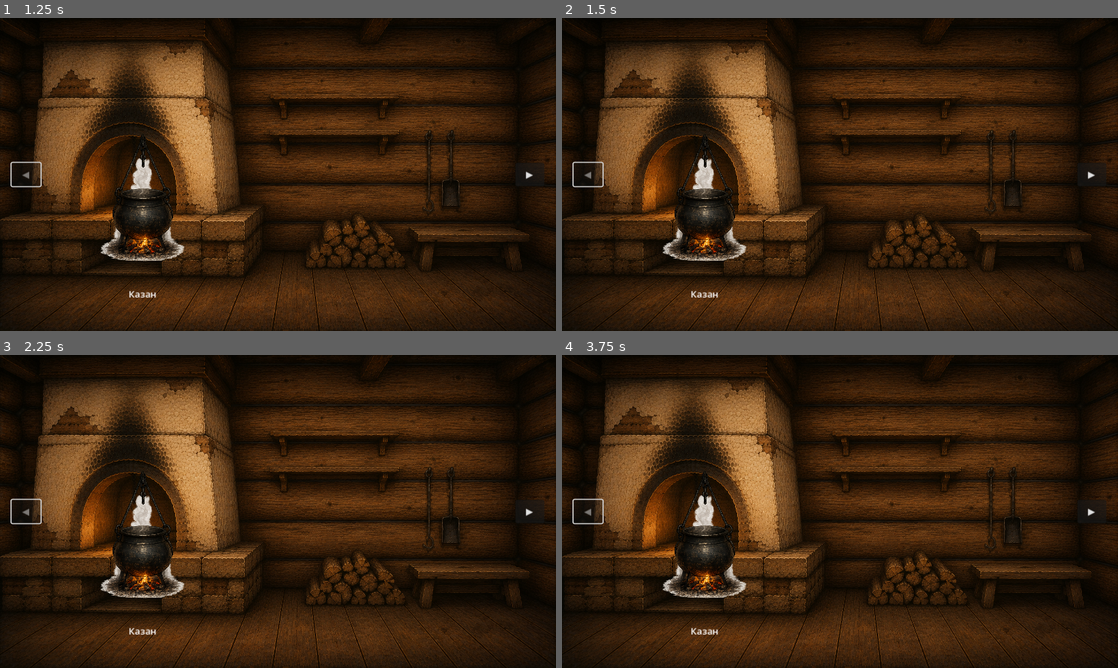
Above: before the commit, frames 1-4 (two rows, left to right).
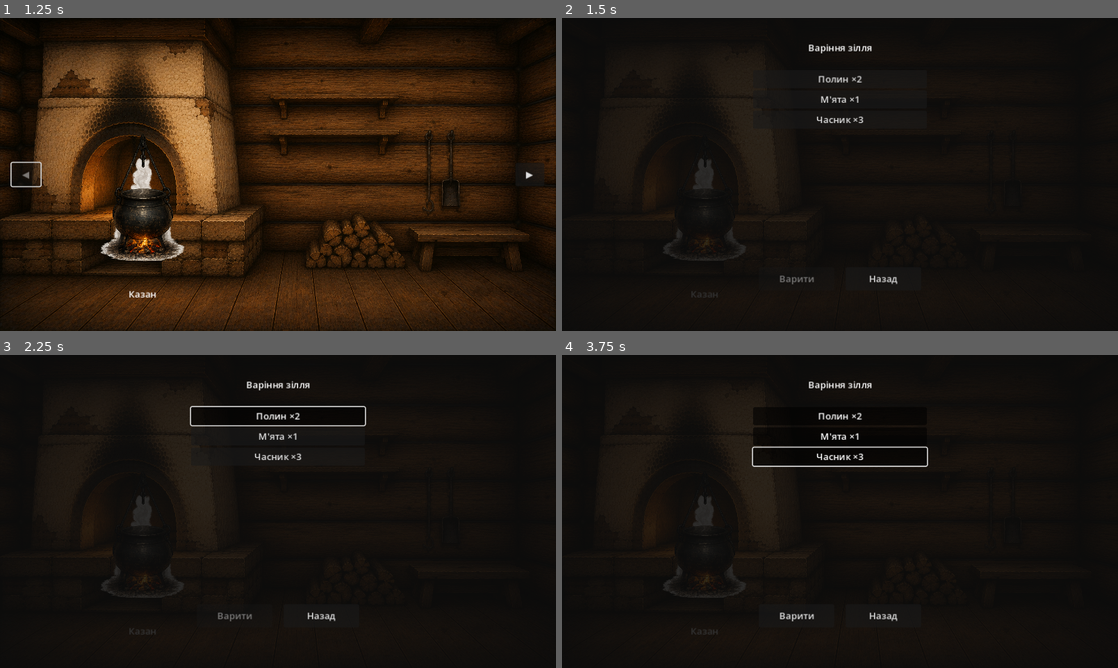
Above: after the commit, the same moments.

Repository: zav1K/molfar
Game: Godot game, scene res://scenes/Hut.tscn
Two runs of this game, one before a commit and one after it. Both use one fixed random seed, a clock stepped at 60 frames per second and the inputs below.
Inputs (mouse positions are in pixels of both pictures, inside the frame that each line leads up to):
- Up to frame 1 (1.25 s): click "◀" at 0.5 s
- Up to frame 2 (1.5 s): drag from (706, 196) to (895, 105) at 1.27 s
- Up to frame 3 (2.25 s): click (278, 417) at 2 s, where only the run after the commit has a clickable "Полин ×2"
- Up to frame 4 (3.75 s): click (840, 436) at 2.75 s, where only the run after the commit has a clickable "М'ята ×1"; click (840, 455) at 3.5 s, where only the run after the commit has a clickable "Часник ×3"

Frame 1 is identical in both runs. In frame 2, 58% of the frame differs, in the area x 0-100%, y 0-100%; in frame 3, 59%; in frame 4, 59%.

Commit message:
Close the ingredient → cauldron → potion → shelf loop
Clicking the cauldron opens BrewingUI: a plain list of ingredients
currently in PlayerInventory (nothing hardcoded — empty stock just
means an empty list and a disabled Варити button), toggle-select 2-3,
brew consumes them and grants one simple_potion. No tactile brewing
mechanic and no recipe branching yet, as scoped — every valid selection
produces the same placeholder result.

PotionShelfSlot mirrors PlayerInventory the same way BeamBundle does,
placed on the shelf already painted next to the fireplace in
panel_left.png (measured off the same reference grid used for the
cauldron/door/hooks). Text-only for now since no potion art exists.

hut.gd routes the cauldron zone into brewing_ui.open() instead of the
generic print fallback, hides nav buttons while the UI is open, and
blocks panel-switching input while it's up (same pattern as the
threshold dialogue).

Diff:
--- a/scenes/Hut.tscn
+++ b/scenes/Hut.tscn
@@ -12,6 +12,8 @@
 [ext_resource type="Texture2D" path="res://assets/hut/panel_left.png" id="10"]
 [ext_resource type="Texture2D" path="res://assets/hut/panel_center.png" id="11"]
 [ext_resource type="Texture2D" path="res://assets/hut/panel_right.png" id="12"]
+[ext_resource type="Script" path="res://scripts/brewing_ui.gd" id="13"]
+[ext_resource type="Script" path="res://scripts/potion_shelf_slot.gd" id="14"]
 
 [sub_resource type="RectangleShape2D" id="Shape_cauldron"]
 size = Vector2(150, 220)
@@ -82,6 +84,23 @@
 offset_bottom = 70.0
 horizontal_alignment = 1
 text = "Казан"
+
+[node name="PotionShelf" type="Control" parent="PanelLeft"]
+mouse_filter = 2
+offset_left = 520.0
+offset_top = 90.0
+offset_right = 660.0
+offset_bottom = 130.0
+script = ExtResource("14")
+potion_id = &"simple_potion"
+
+[node name="Label" type="Label" parent="PanelLeft/PotionShelf"]
+mouse_filter = 2
+offset_right = 140.0
+offset_bottom = 40.0
+horizontal_alignment = 1
+autowrap_mode = 2
+text = "Настоянка ×0"
 
 [node name="PanelCenter" type="Node2D" parent="."]
 position = Vector2(960, 0)
@@ -440,3 +459,46 @@
 offset_right = 620.0
 offset_bottom = 380.0
 text = "Відмовити"
+
+[node name="BrewingUI" type="CanvasLayer" parent="."]
+script = ExtResource("13")
+
+[node name="Panel" type="ColorRect" parent="BrewingUI"]
+offset_right = 960.0
+offset_bottom = 540.0
+color = Color(0.05, 0.05, 0.05, 0.85)
+
+[node name="Title" type="Label" parent="BrewingUI/Panel"]
+offset_left = 280.0
+offset_top = 40.0
+offset_right = 680.0
+offset_bottom = 70.0
+horizontal_alignment = 1
+text = "Варіння зілля"
+
+[node name="IngredientList" type="VBoxContainer" parent="BrewingUI/Panel"]
+offset_left = 330.0
+offset_top = 90.0
+offset_right = 630.0
+offset_bottom = 380.0
+
+[node name="StatusLabel" type="Label" parent="BrewingUI/Panel"]
+offset_left = 230.0
+offset_top = 390.0
+offset_right = 730.0
+offset_bottom = 415.0
+horizontal_alignment = 1
+
+[node name="BrewButton" type="Button" parent="BrewingUI/Panel"]
+offset_left = 340.0
+offset_top = 430.0
+offset_right = 470.0
+offset_bottom = 470.0
+text = "Варити"
+
+[node name="BackButton" type="Button" parent="BrewingUI/Panel"]
+offset_left = 490.0
+offset_top = 430.0
+offset_right = 620.0
+offset_bottom = 470.0
+text = "Назад"
--- /dev/null
+++ b/scripts/brewing_ui.gd
@@ -0,0 +1,73 @@
+class_name BrewingUI
+extends CanvasLayer
+## Minimal brewing interface: pick 2-3 ingredients you currently hold and
+## brew them into a single placeholder potion. No tactile Potion-Craft-style
+## mechanic and no branching recipe table yet — any valid selection
+## produces the same test result. Both land later.
+
+const MIN_INGREDIENTS := 2
+const MAX_INGREDIENTS := 3
+const RESULT_POTION_ID := &"simple_potion"
+
+signal closed
+
+@onready var ingredient_list: VBoxContainer = $Panel/IngredientList
+@onready var brew_button: Button = $Panel/BrewButton
+@onready var back_button: Button = $Panel/BackButton
+@onready var status_label: Label = $Panel/StatusLabel
+
+var _selected: Array[StringName] = []
+
+func _ready() -> void:
+	visible = false
+	brew_button.pressed.connect(_on_brew_pressed)
+	back_button.pressed.connect(_on_back_pressed)
+
+func open() -> void:
+	_selected.clear()
+	status_label.text = ""
+	_rebuild_ingredient_list()
+	visible = true
+
+func _rebuild_ingredient_list() -> void:
+	for child in ingredient_list.get_children():
+		child.queue_free()
+	for ingredient in IngredientDatabase.get_all():
+		var count := PlayerInventory.get_count(ingredient.id)
+		if count <= 0:
+			continue
+		var button := Button.new()
+		button.toggle_mode = true
+		button.text = "%s ×%d" % [ingredient.display_name, count]
+		button.button_pressed = ingredient.id in _selected
+		button.toggled.connect(_on_ingredient_toggled.bind(ingredient.id))
+		ingredient_list.add_child(button)
+	_update_brew_button()
+
+func _on_ingredient_toggled(pressed: bool, ingredient_id: StringName) -> void:
+	if pressed:
+		if _selected.size() >= MAX_INGREDIENTS:
+			# Reject the pick past the cap and resync button states instead
+			# of leaving this one visually pressed with nothing behind it.
+			_rebuild_ingredient_list()
+			return
+		_selected.append(ingredient_id)
+	else:
+		_selected.erase(ingredient_id)
+	_update_brew_button()
+
+func _update_brew_button() -> void:
+	brew_button.disabled = _selected.size() < MIN_INGREDIENTS or _selected.size() > MAX_INGREDIENTS
+
+func _on_brew_pressed() -> void:
+	for ingredient_id in _selected:
+		PlayerInventory.remove(ingredient_id)
+	PlayerInventory.add(RESULT_POTION_ID)
+	var potion := PotionDatabase.get_potion(RESULT_POTION_ID)
+	status_label.text = "Готово: %s" % (potion.display_name if potion else String(RESULT_POTION_ID))
+	_selected.clear()
+	_rebuild_ingredient_list()
+
+func _on_back_pressed() -> void:
+	visible = false
+	closed.emit()
--- a/scripts/hut.gd
+++ b/scripts/hut.gd
@@ -19,6 +19,7 @@
 @onready var nav_right: Button = $UI/NavRight
 @onready var door: Door = $PanelCenter/Zones/Door
 @onready var threshold_dialogue: ThresholdDialogue = $ThresholdDialogue
+@onready var brewing_ui: BrewingUI = $BrewingUI
 
 @onready var zones: Array[InteractionZone] = [
 	$PanelLeft/Zones/Cauldron,
@@ -34,6 +35,7 @@
 		zone.activated.connect(_on_zone_activated)
 	door.visitor_engaged.connect(_on_visitor_engaged)
 	threshold_dialogue.resolved.connect(_on_visitor_resolved)
+	brewing_ui.closed.connect(_on_brewing_closed)
 	nav_left.pressed.connect(_go_left)
 	nav_right.pressed.connect(_go_right)
 	camera.position = _panel_center(current_panel)
@@ -66,7 +68,7 @@
 	door.knock(debug_visitor, WardRack.check_visitor(debug_visitor))
 
 func _unhandled_input(event: InputEvent) -> void:
-	if threshold_dialogue.visible:
+	if threshold_dialogue.visible or brewing_ui.visible:
 		return
 	if event.is_action_pressed(&"ui_left"):
 		_go_left()
@@ -95,11 +97,20 @@
 	nav_right.disabled = current_panel == PANEL_COUNT - 1
 
 func _on_zone_activated(zone: InteractionZone) -> void:
+	if zone.zone_id == &"cauldron":
+		nav_left.visible = false
+		nav_right.visible = false
+		brewing_ui.open()
+		return
 	if ZONE_SCENES.has(zone.zone_id):
 		get_tree().change_scene_to_file(ZONE_SCENES[zone.zone_id])
 		return
 	# TODO: route remaining zones to their mechanic once those scenes exist.
 	print("Zone activated: %s (%s)" % [zone.zone_label, zone.zone_id])
+
+func _on_brewing_closed() -> void:
+	nav_left.visible = true
+	nav_right.visible = true
 
 func _on_visitor_engaged(engaged_door: Door, visitor: Visitor) -> void:
 	nav_left.visible = false
--- /dev/null
+++ b/scripts/potion_shelf_slot.gd
@@ -0,0 +1,23 @@
+extends Control
+## Shows a brewed potion sitting on the shelf beside the cauldron, mirroring
+## PlayerInventory the same way beam_bundle.gd mirrors it for drying herbs.
+## No potion art exists yet, so this is a text label instead of an icon —
+## swap in a TextureRect once Potion.icon is set.
+
+@export var potion_id: StringName
+
+@onready var label: Label = $Label
+
+func _ready() -> void:
+	PlayerInventory.changed.connect(_on_inventory_changed)
+	_refresh()
+
+func _on_inventory_changed(changed_id: StringName) -> void:
+	if changed_id == potion_id:
+		_refresh()
+
+func _refresh() -> void:
+	var count := PlayerInventory.get_count(potion_id)
+	visible = count > 0
+	var potion := PotionDatabase.get_potion(potion_id)
+	label.text = "%s ×%d" % [potion.display_name if potion else String(potion_id), count]
Not shown: 1 places in scenes/Hut.tscn that only renumber resources
